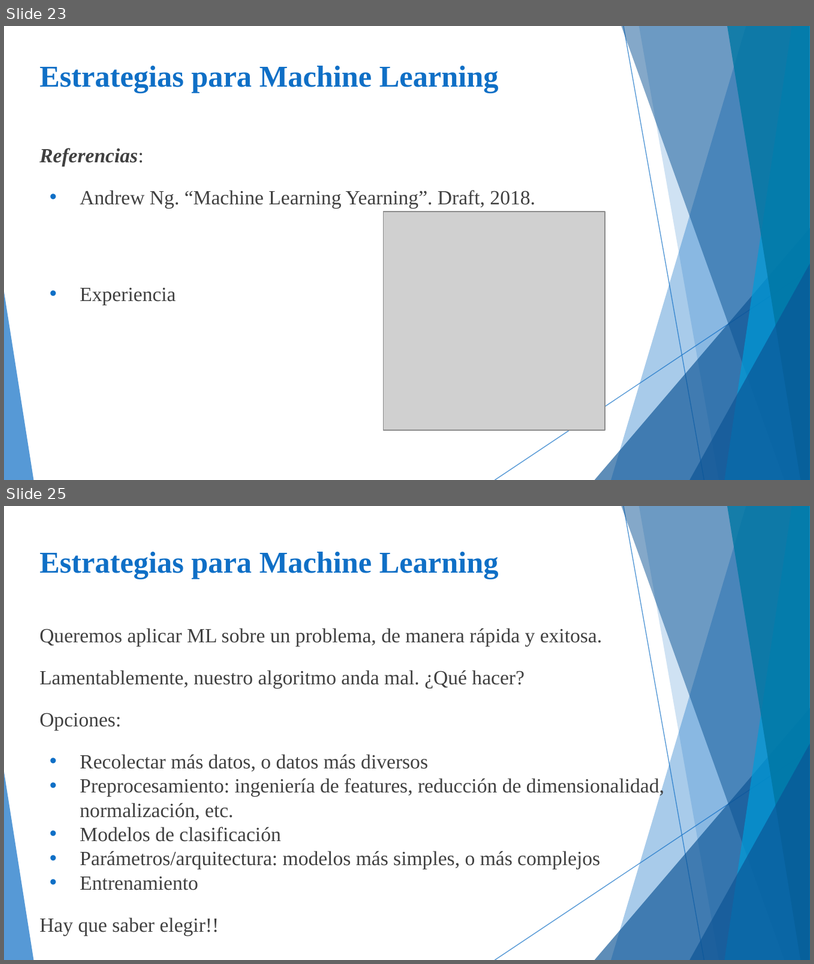
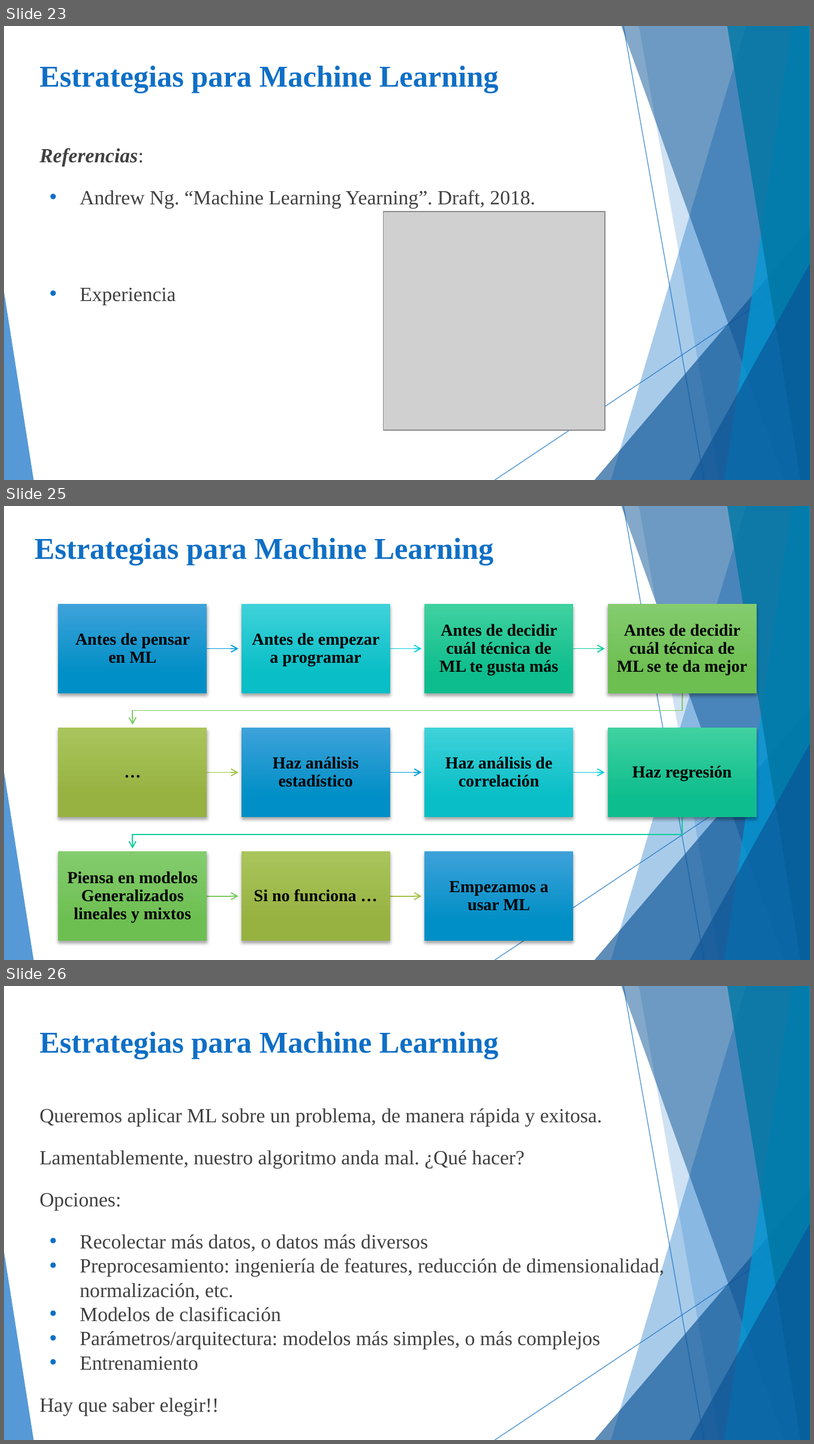
Before and after one commit to DiploDatos/AprendizajeSupervisado, a slide deck: Teórico/Aprendizaje Supervisado - Clase IV.ppsx. Shown one above the other, each under a label of ours: slides 23 and 25 before the commit, slides 23, 25 and 26 after it; the slides between them are not shown. The pictures are 814x964 and 814x1444 pixels, drawn with LibreOffice and Linux fonts; fonts in the diff are those of the drawing; grey boxes stand for pictures. Boxes give left, top, right and bottom in pixels: in the first picture for what was removed or moved away, otherwise in the second. Text is boxed around its words. In the diff, an @@ line names an element or a change of style, - is before the commit and + after.

```diff
--- a/Teórico/Aprendizaje Supervisado - Clase IV.ppsx
+++ b/Teórico/Aprendizaje Supervisado - Clase IV.ppsx
@@ slide 25 added at (4,506,810,960), background #FFFFFF; not listed: 10 template elements that a slide beside it also shows @@
@@ title added at (35,538,494,565), 27 pt, text #0F6FC6, bold @@
+Estrategias para Machine Learning
@@ group added at (58,604,757,940): 11 rectangles, 11 texts, 10 freeform shapes @@
+Antes de pensar en ML
+Antes de empezar a programar
+Antes de decidir cuál técnica de ML te gusta más
+Antes de decidir cuál técnica de ML se te da mejor
+…
+Haz análisis estadístico
+Haz análisis de correlación
+Haz regresión
+Piensa en modelos Generalizados lineales y mixtos
+Si no funciona …
+Empezamos a usar ML
@@ what was slide 25 is now slide 26 @@
```
Also in this commit, not shown: 1 slide changed, 1 other file.
